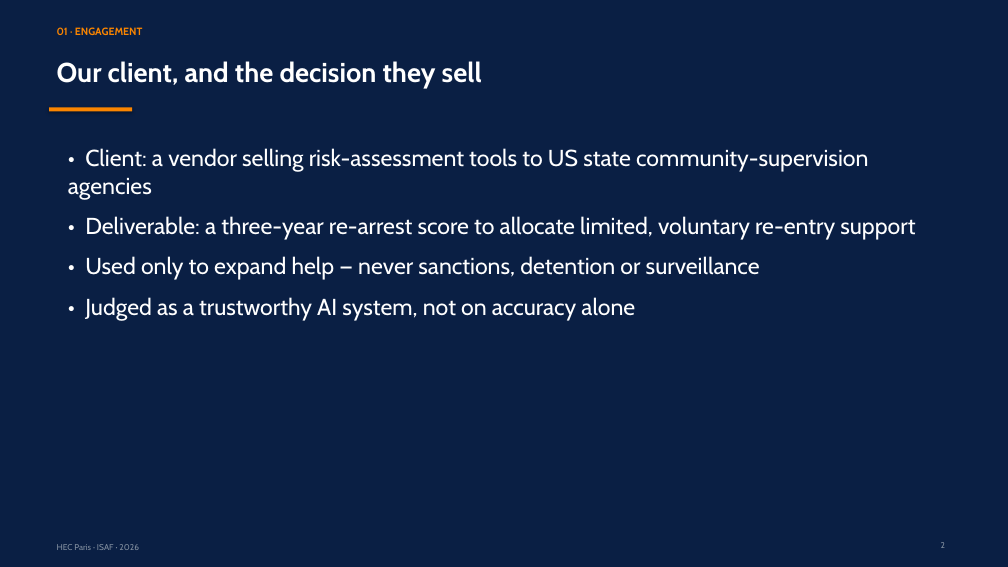
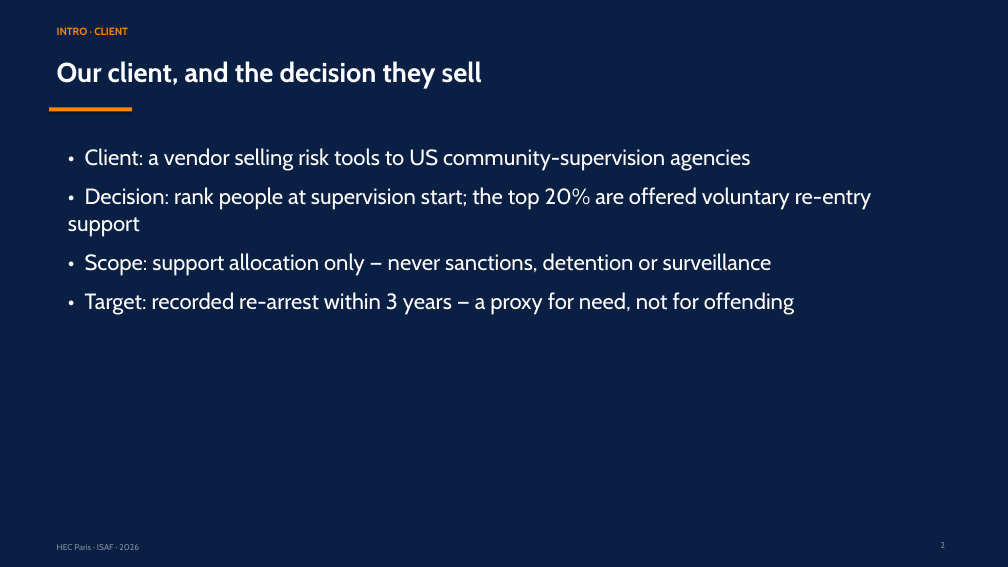
Before and after one commit to RyanBalech/recidivism-forecasting-analysis, a slide deck: slide 2 of reports/ISAF_Recidivism_Presentation.pptx. Drawn at 1008x567 pixels with LibreOffice and Linux fonts; fonts in the diff are those of the drawing. Boxes give left, top, right and bottom in pixels: in the first picture for what was removed or moved away, otherwise in the second. Text is boxed around its words. In the diff, an @@ line names an element or a change of style, - is before the commit and + after.

```diff
--- a/reports/ISAF_Recidivism_Presentation.pptx
+++ b/reports/ISAF_Recidivism_Presentation.pptx
@@ text at <box>57,27,128,35</box>: text changed @@
-01 · ENGAGEMENT
+INTRO · CLIENT
@@ text at <box>68,148,872,315</box>: text changed; size 22 to 21 pt @@
-• Client: a vendor selling risk-assessment tools to US state community-supervision agencies
-• Deliverable: a three-year re-arrest score to allocate limited, voluntary re-entry support
-• Used only to expand help — never sanctions, detention or surveillance
-• Judged as a trustworthy AI system, not on accuracy alone
+• Client: a vendor selling risk tools to US community-supervision agencies
+• Decision: rank people at supervision start; the top 20% are offered voluntary re-entry support
+• Scope: support allocation only — never sanctions, detention or surveillance
+• Target: recorded re-arrest within 3 years — a proxy for need, not for offending
```
Also in this commit, not shown: 8 other slides changed, 17 slides added, 13 slides removed, 10 other files.
